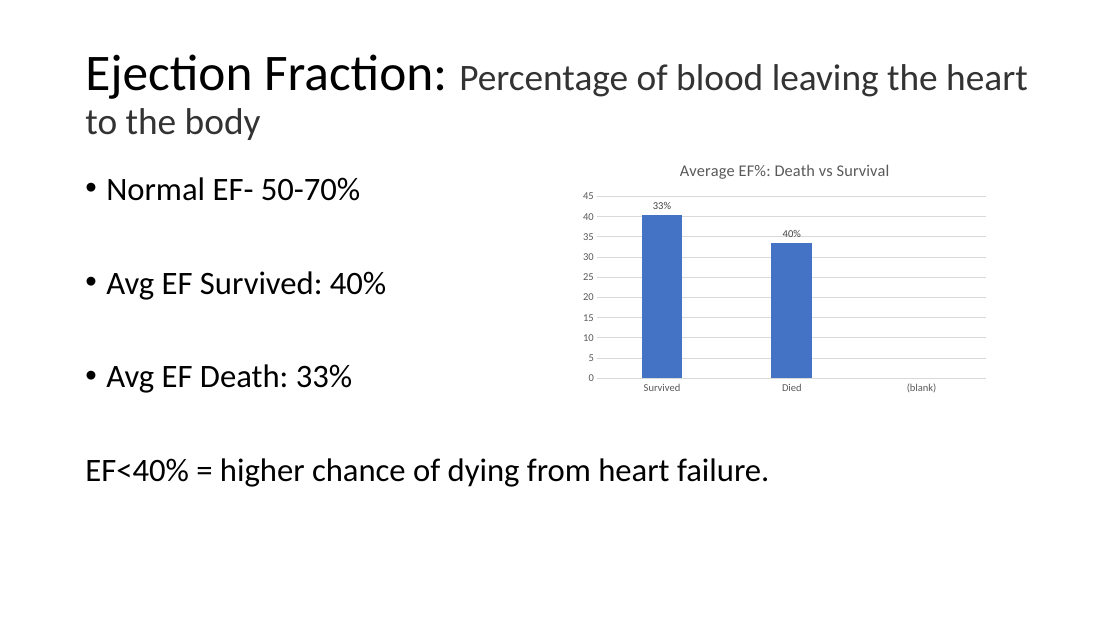
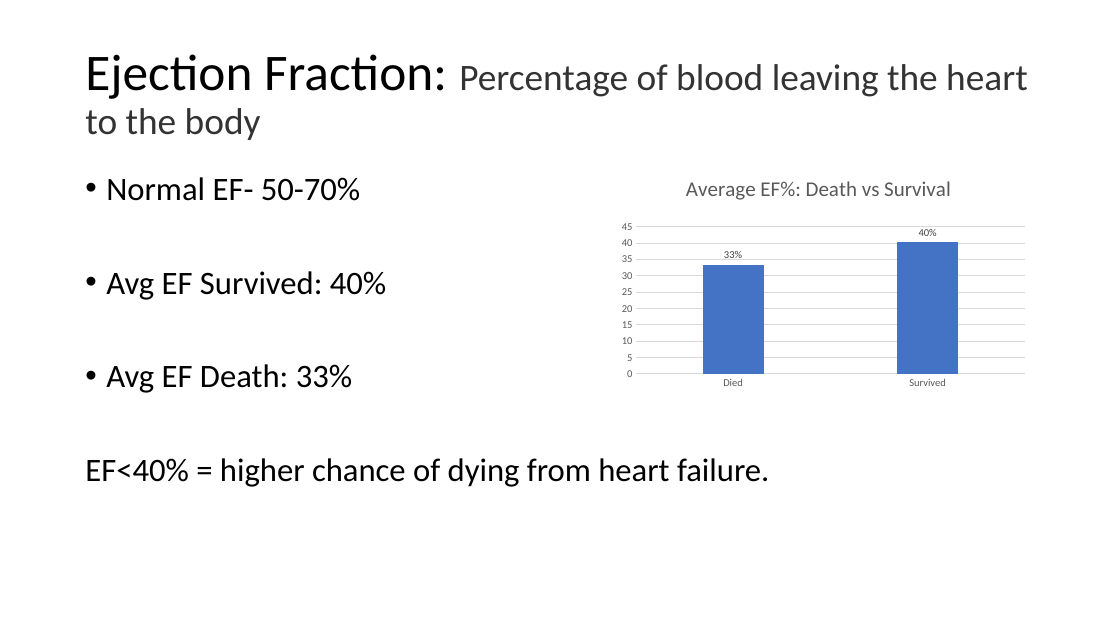
Before and after one commit to Kishp92/Bootcamp.Info, a slide deck: slide 11 of Excel/Excel Final Excel project.pptx. Drawn at 1120x630 pixels with LibreOffice and Linux fonts; fonts in the diff are those of the drawing. Boxes give left, top, right and bottom in pixels: in the first picture for what was removed or moved away, otherwise in the second. Text is boxed around its words. In the diff, an @@ line names an element or a change of style, - is before the commit and + after.

```diff
--- a/Excel/Excel Final Excel project.pptx
+++ b/Excel/Excel Final Excel project.pptx
@@ column chart at (613,143,1033,395) @@
@@ title "Average EF%: Death vs Survival " to "Average EF%: Death vs Survival  " @@
-categories: Survived, Died, (blank)
+categories: Died, Survived
-Series 1: 40.26601, 33.46875, -
+Series 1: 33.46875, 40.26601
@@ column chart: place and size @@
-column chart at (575,147,995,399)
+column chart at (613,143,1033,395)
```
Also in this commit, not shown: 10 other slides changed, 3 other files.
